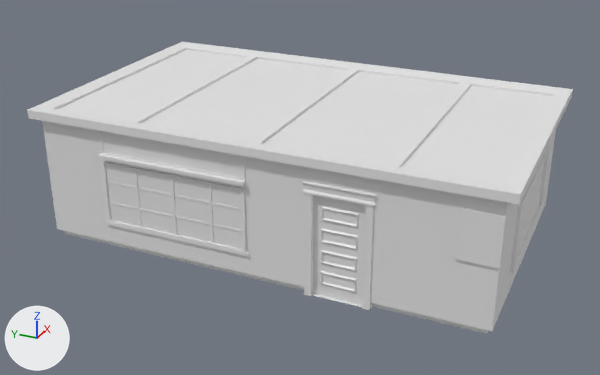
Two versions of the FBX model Class Room.fbx, one commit apart.
Before and after are seen from a 50 mm lens placed at (-96.5, -39.3, 53.3), pointed at (-1.8, 3.4, 5.9). Lighting does not change. The marker at lower left points along +X, +Y and +Z. Materials are left out; every surface is plain grey. Where no turn or scale is listed for an object, it has been applied to the vertices.
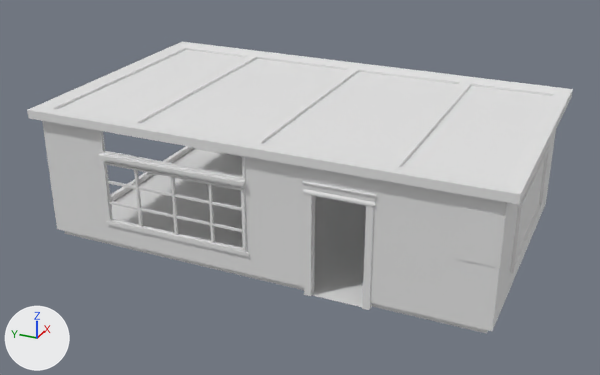
Where the newer file only moved an object's origin or applied its transform, the numbers keep the older frame.

Patch to the scene script:
```diff
--- a/Class Room.fbx.py
+++ b/Class Room.fbx.py
@@ ob_cube_005 @@
 ob_cube_005 = bpy.data.objects.new('Cube.005', me_cube_021)
-ob_cube_005.location = (-17.67, 13.41, 15.27)
-ob_cube_005.rotation_euler = (1.571, 0.0, -3.142)  # degrees (90, 0, -180)
-ob_cube_005.scale = (0.01, 0.01, 0.01)
+ob_cube_005.parent = ob_plane
+ob_cube_005.location = (1767.0, 1527.0, 1341.0)
@@ ob_cube_003 @@
 ob_cube_003 = bpy.data.objects.new('Cube.003', me_cube_018)
+ob_cube_003.parent = ob_plane
 ob_cube_003.location = (0.0, 0.0, 0.0)
@@ ob_plane_015 @@
 ob_plane_015 = bpy.data.objects.new('Plane.015', me_plane_004)
+ob_plane_015.parent = ob_plane
 ob_plane_015.location = (0.0, 0.0, 0.0)
@@ ob_plane_007 @@
 ob_plane_007 = bpy.data.objects.new('Plane.007', me_plane_011)
-ob_plane_007.location = (-17.82, 13.45, 8.3)
+ob_plane_007.parent = ob_cube_006
+ob_plane_007.location = (-1790.0, -805.9, -1243.0)
 ob_plane_007.rotation_euler = (1.571, 0.0, -3.142)  # degrees (90, 0, -180)
@@ ob_plane_005 @@
 ob_plane_005 = bpy.data.objects.new('Plane.005', me_plane_009)
+ob_plane_005.parent = ob_cube_003
 ob_plane_005.location = (-17.37, -5.009, -0.00447)
@@ ob_cube_006 @@
 ob_cube_006 = bpy.data.objects.new('Cube.006', me_cube_001)
-ob_cube_006.location = (-17.72, 12.51, 8.193)
-ob_cube_006.rotation_euler = (1.571, 0.0, -3.142)  # degrees (90, 0, -180)
-ob_cube_006.scale = (0.01, 0.01, 0.01)
+ob_cube_006.parent = ob_plane
+ob_cube_006.location = (1772.0, 819.3, 1251.0)
@@ ob_plane_009 @@
 ob_plane_009 = bpy.data.objects.new('Plane.009', me_plane_013)
-ob_plane_009.location = (-17.82, 13.45, 15.13)
+ob_plane_009.parent = ob_cube_005
+ob_plane_009.location = (-1785.0, -1514.0, -1326.0)
 ob_plane_009.rotation_euler = (1.571, 0.0, -3.142)  # degrees (90, 0, -180)
```

Where the change shows, as pixel boxes (x1, y1, x2, y2) in the pictures (600 x 375 px):
'Plane.007', moved, turned, rescaled (not visible afterwards)
    before: (105, 164, 243, 249)
'Plane.005', moved (not visible afterwards)
    before: (313, 196, 366, 305)
'Plane.009', moved, turned, rescaled (not visible afterwards)
    before: (101, 131, 243, 178)
'Cube.006', moved, turned, rescaled
    both: (101, 161, 246, 253)
'Cube.003', moved
    both: (304, 193, 374, 310)
'Cube.005', moved, turned, rescaled
    both: (99, 131, 245, 180)
